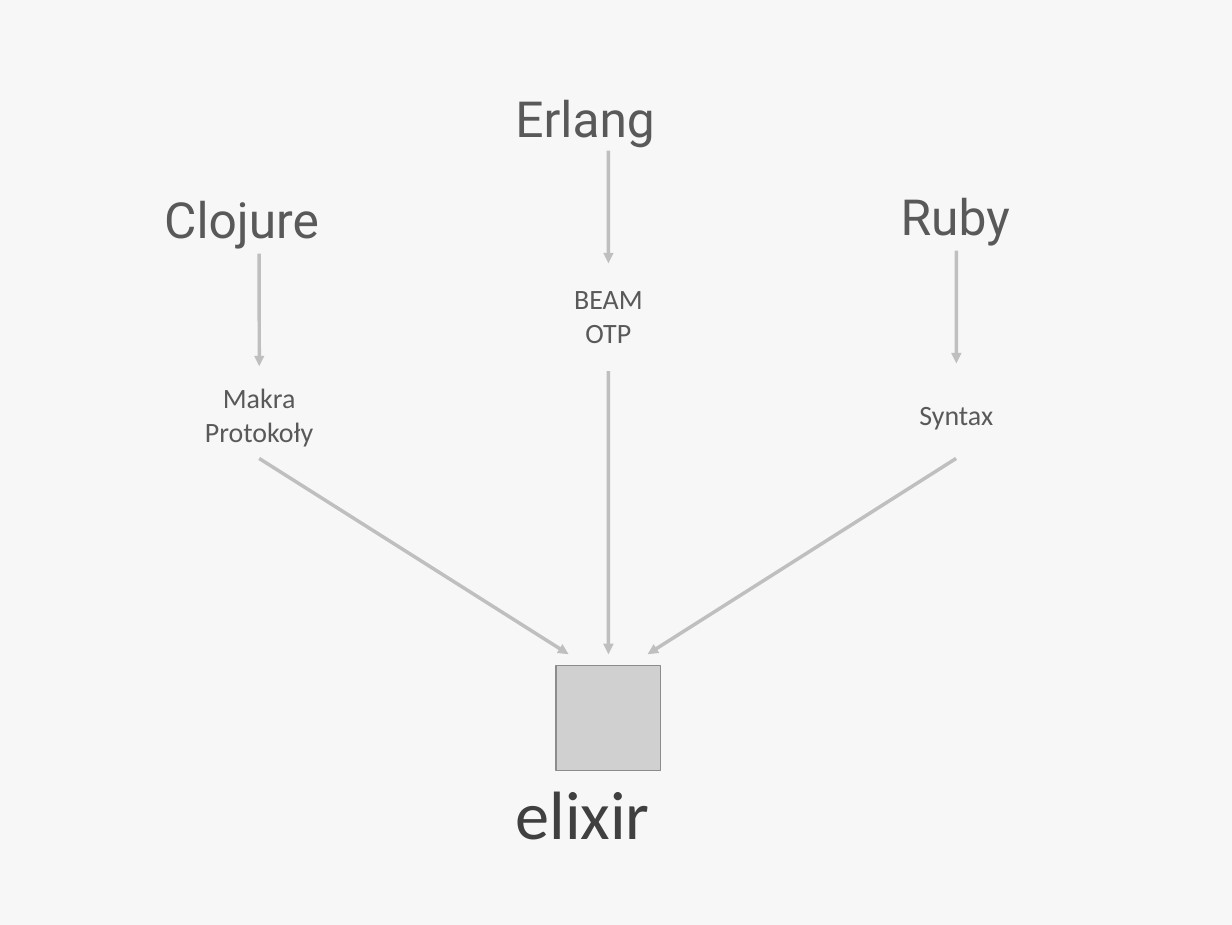
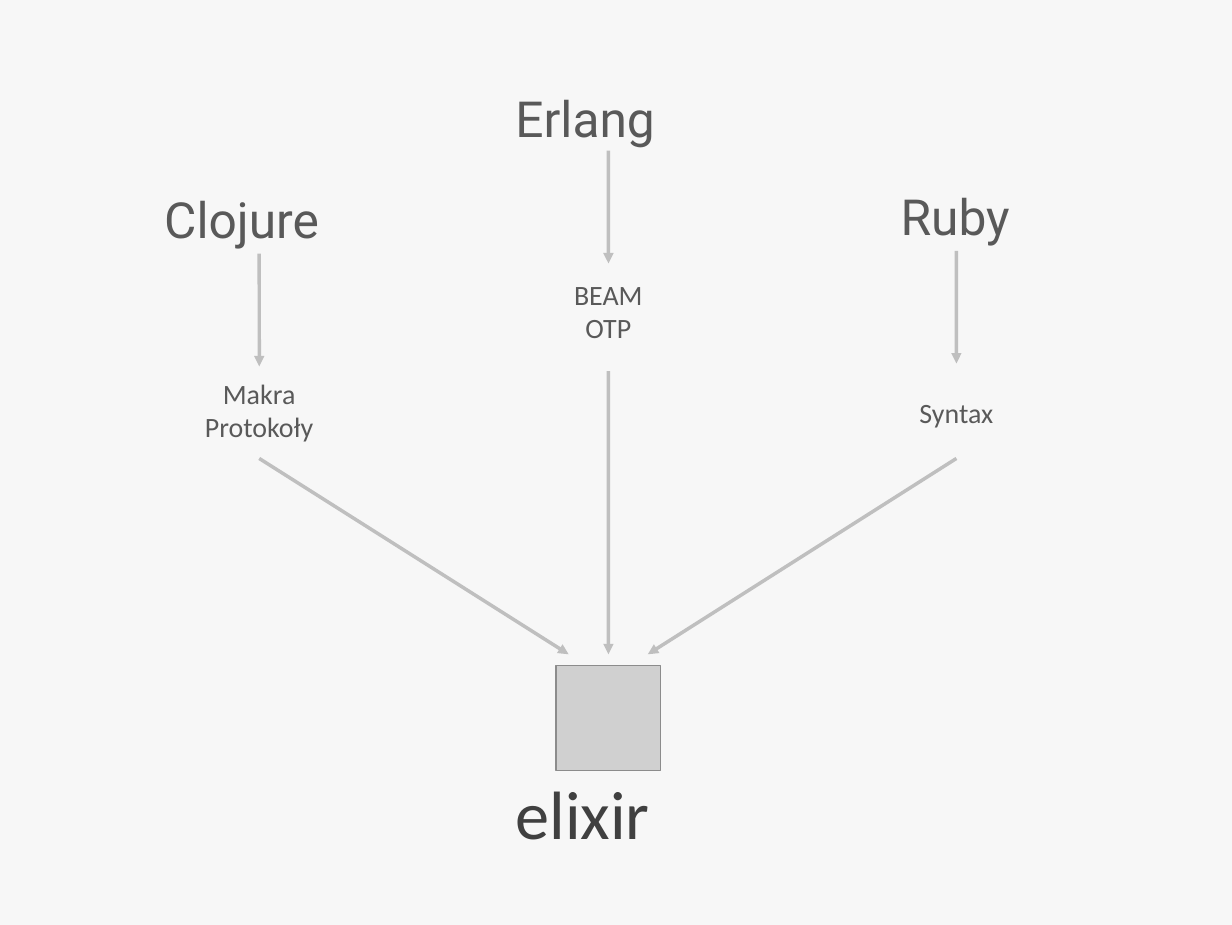
Before and after one commit to QuirkOo/secret-elixir, a slide deck: slide 3 of pres/elixir.odp. Drawn at 1232x925 pixels with LibreOffice and Linux fonts; fonts in the diff are those of the drawing; grey boxes stand for pictures. Boxes give left, top, right and bottom in pixels: in the first picture for what was removed or moved away, otherwise in the second. Text is boxed around its words. In the diff, an @@ line names an element or a change of style, - is before the commit and + after.

```diff
--- a/pres/elixir.odp
+++ b/pres/elixir.odp
@@ text "BEAM": place and size @@
-text "BEAM" at (574, 291, 643, 343)
+text "BEAM" at (574, 287, 643, 338)
@@ text "Makra": place and size @@
-text "Makra" at (205, 388, 313, 447)
+text "Makra" at (205, 384, 313, 442)
```
Also in this commit, not shown: 3 other slides changed, 6 slides added, 1 slide removed, 1 other file.
